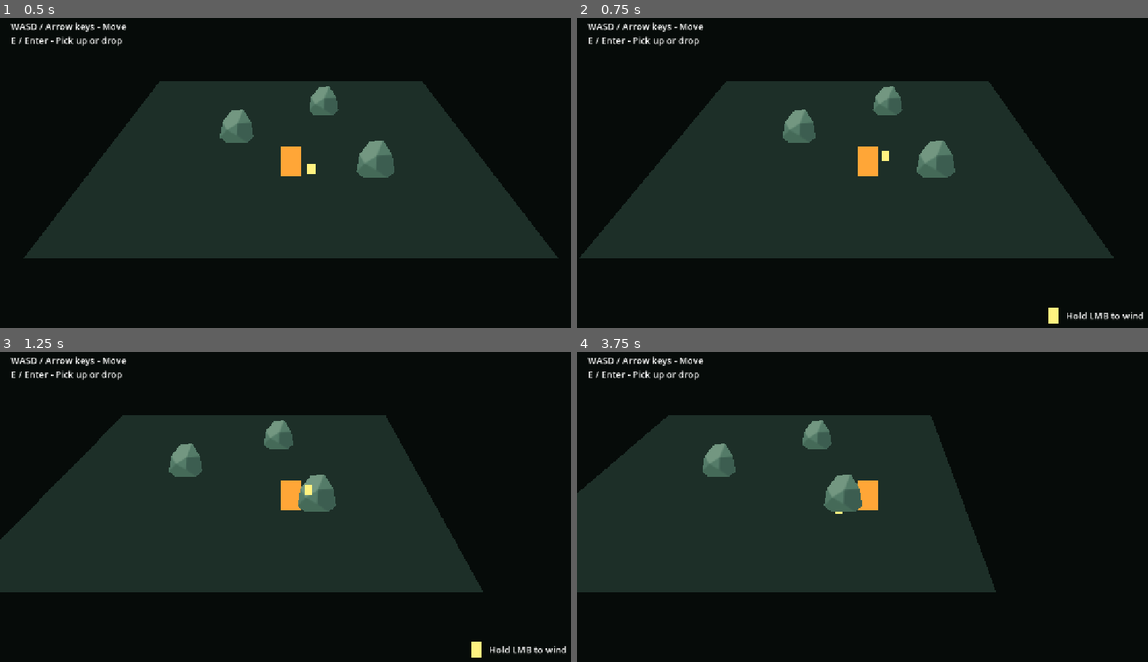
Above: before the commit, frames 1-4 (two rows, left to right).
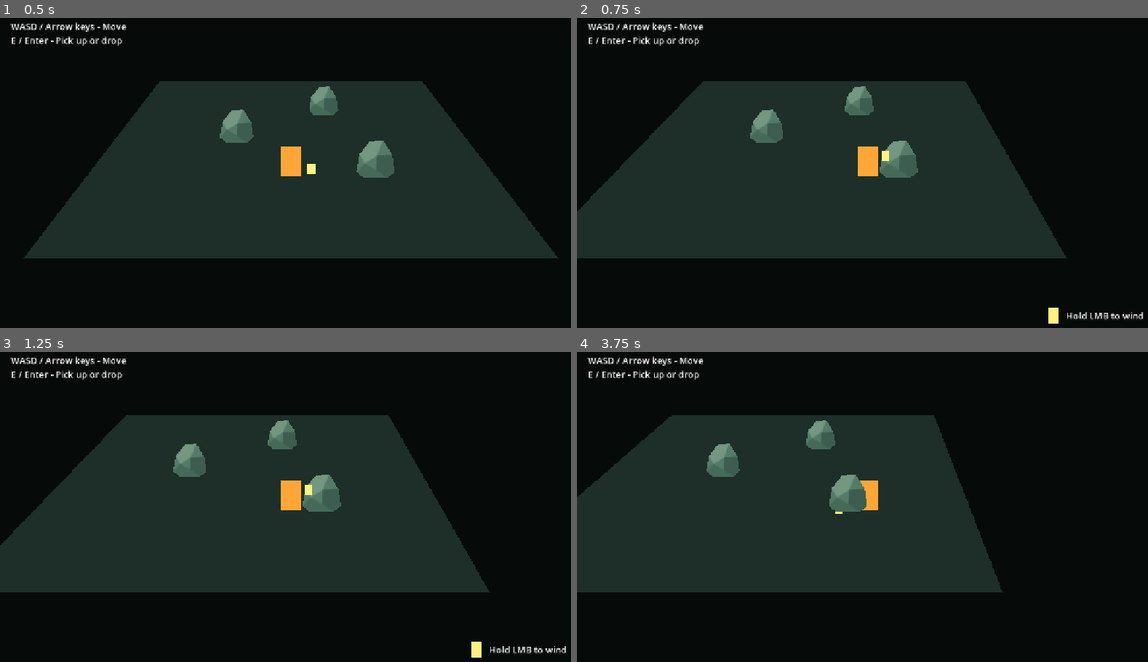
Above: after the commit, the same moments.

Repository: martindzejky/ld60
Game: Godot game, scene res://scenes/main.tscn
Same seed, same stepped clock (60 frames per second), same inputs: the game is played once before the commit and once after it.
Inputs:
- Up to frame 1 (0.5 s): no input
- Up to frame 2 (0.75 s): tap Enter at 0.5 s; hold D (move_right) from 0.53 s (still down); hold Shift (dash, bound only after the commit) from 0.53 s (still down)
- Up to frame 3 (1.25 s): keep holding D (move_right); keep holding Shift (dash, bound only after the commit)
- Up to frame 4 (3.75 s): release D (move_right) at 1.28 s; release Shift (dash, bound only after the commit) at 1.28 s; hold S (move_down) 1.28-2.03 s; tap E (interact) at 1.35 s; tap Shift (dash, bound only after the commit) at 1.55, 2.85 s; hold D (move_right) 2.03-2.78 s; hold Shift (dash, bound only after the commit) 2.03-2.78 s; hold W (move_up) 2.78-3.53 s; hold A (move_left) from 3.53 s (still down); hold E (interact) from 3.53 s (still down)

Frame 1 is identical in both runs. In frame 2, 9.4% of the frame differs, in the area x 0-95%, y 20-78%; in frame 3, 1.4%; in frame 4, 1.3%.

Commit message:
Player dash and recovery

Diff:
--- a/objects/player.tscn
+++ b/objects/player.tscn
@@ -16,6 +16,10 @@
 [node name="player" type="CharacterBody3D" unique_id=1376385991]
 motion_mode = 1
 script = ExtResource("1")
+dash_speed = 14.0
+dash_duration = 0.18
+dash_recovery = 0.5
+dash_cooldown = 4.0
 
 [node name="shape" type="CollisionShape3D" parent="." unique_id=2138894733]
 transform = Transform3D(1, 0, 0, 0, 1, 0, 0, 0, 1, 0, 0.6, 0)
--- a/project.godot
+++ b/project.godot
@@ -54,6 +54,11 @@
 "events": [Object(InputEventKey,"physical_keycode":69), Object(InputEventKey,"physical_keycode":4194309), Object(InputEventKey,"physical_keycode":4194310)]
 }
 
+dash={
+"deadzone": 0.2,
+"events": [Object(InputEventKey,"physical_keycode":4194325)]
+}
+
 [rendering]
 
 renderer/rendering_method="gl_compatibility"
--- a/scripts/player.gd
+++ b/scripts/player.gd
@@ -1,10 +1,57 @@
 extends CharacterBody3D
 
 @export var speed: float = 4.0
+@export var dash_speed: float = 14.0
+@export var dash_duration: float = 0.18
+@export var dash_recovery: float = 0.5
+@export var dash_cooldown: float = 4.0
+
+var _last_direction: Vector2 = Vector2.DOWN
+var _dash_direction: Vector2 = Vector2.DOWN
+var _dash_timer: Timer = Timer.new()
+var _recovery_timer: Timer = Timer.new()
+var _cooldown_timer: Timer = Timer.new()
+
+
+func _ready() -> void:
+  _dash_timer.wait_time = dash_duration
+  _recovery_timer.wait_time = dash_recovery
+  _cooldown_timer.wait_time = dash_cooldown
+  _dash_timer.timeout.connect(_on_dash_timer_timeout)
+  var timers: Array[Timer] = [_dash_timer, _recovery_timer, _cooldown_timer]
+  for timer: Timer in timers:
+    timer.one_shot = true
+    timer.process_callback = Timer.TIMER_PROCESS_PHYSICS
+    add_child(timer)
+
+
+func _unhandled_input(event: InputEvent) -> void:
+  if not event.is_action_pressed('dash') or event.is_echo():
+    return
+  if not _cooldown_timer.is_stopped() or not _dash_timer.is_stopped() or not _recovery_timer.is_stopped():
+    return
+
+  var direction := Input.get_vector('move_left', 'move_right', 'move_up', 'move_down')
+  _dash_direction = _last_direction if direction.is_zero_approx() else direction.normalized()
+  _dash_timer.start()
+  _cooldown_timer.start()
+  get_viewport().set_input_as_handled()
 
 
 func _physics_process(_delta: float) -> void:
   var direction := Input.get_vector('move_left', 'move_right', 'move_up', 'move_down')
-  velocity = Vector3(direction.x, 0.0, direction.y) * speed
+  if not direction.is_zero_approx():
+    _last_direction = direction.normalized()
+
+  if not _dash_timer.is_stopped():
+    velocity = Vector3(_dash_direction.x, 0.0, _dash_direction.y) * dash_speed
+  elif not _recovery_timer.is_stopped():
+    velocity = Vector3.ZERO
+  else:
+    velocity = Vector3(direction.x, 0.0, direction.y) * speed
 
   move_and_slide()
+
+
+func _on_dash_timer_timeout() -> void:
+  _recovery_timer.start()
